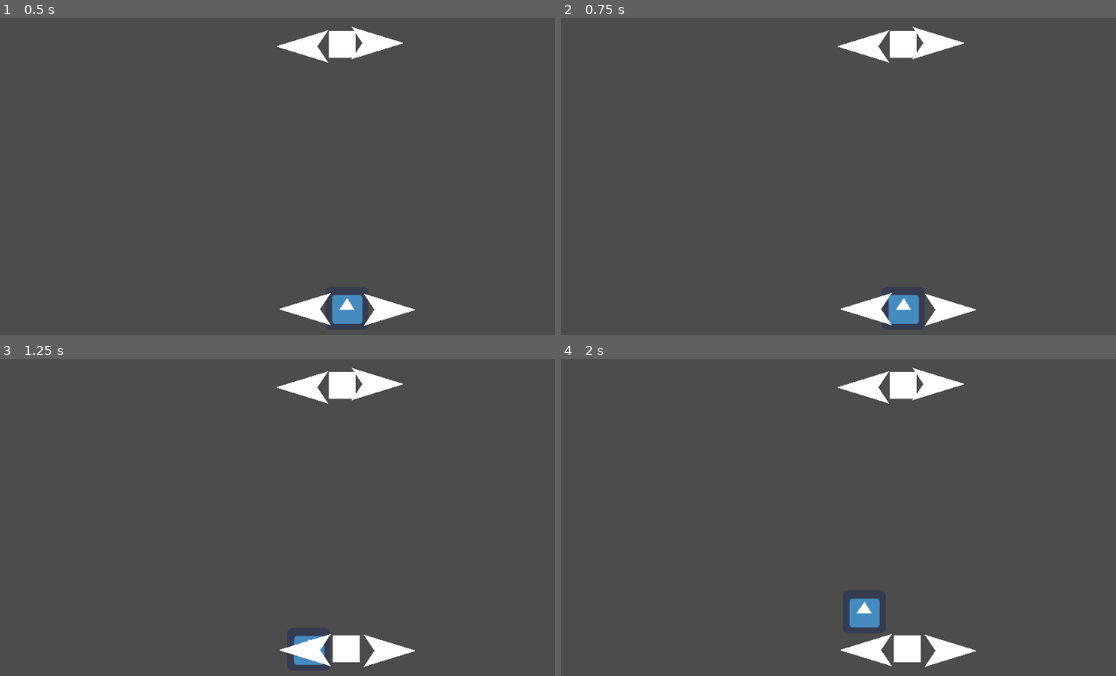
Above: before the commit, frames 1-4 (two rows, left to right).
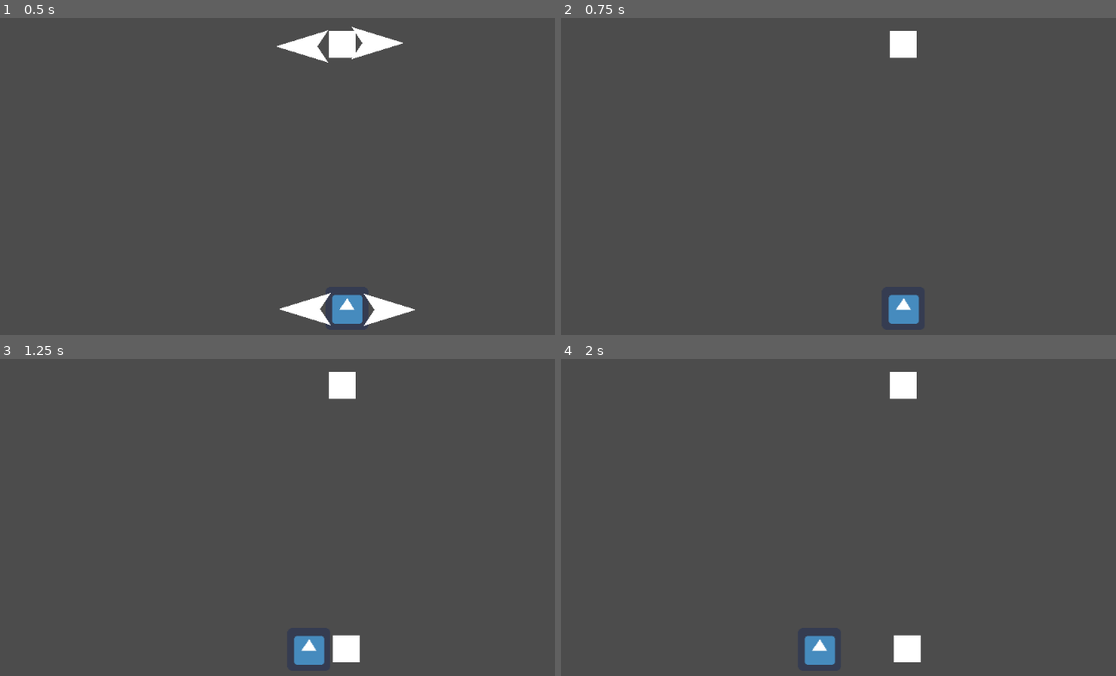
Above: after the commit, the same moments.

Repository: Arttu-Lakkala/Game_Jam_2023
Game: Godot game, scene res://City_Map.tscn
Two runs of this game, one before a commit and one after it. Both use one fixed random seed, a clock stepped at 60 frames per second and the inputs below. The project has no main scene, so this scene is started directly. The engine's default icon, where the game draws it, is replaced by a stand-in: a white triangle on a blue panel in a dark square.
Inputs (mouse positions are in pixels of both pictures, inside the frame that each line leads up to):
- Up to frame 1 (0.5 s): no input
- Up to frame 2 (0.75 s): tap Enter at 0.5 s; move the mouse to (838, 309) at 0.52 s; click (838, 309) at 0.67 s
- Up to frame 3 (1.25 s): no input
- Up to frame 4 (2 s): move the mouse to (838, 387) at 1.27 s; click (838, 387) at 1.42 s

Frame 1 is identical in both runs. In frame 2, 1.6% of the frame differs, in the area x 49-75%, y 2-98%; in frame 3, 1.6%; in frame 4, 2.6%, in the area x 43-75%, y 2-98%.

Commit message:
Added arrow vanishing and appearing

Diff:
--- a/Game/Roots & Routes/Map_Charachter.gd
+++ b/Game/Roots & Routes/Map_Charachter.gd
@@ -1,6 +1,6 @@
 extends KinematicBody2D
 
-
+signal shoutLocation(location)
 # Declare member variables here. Examples:
 var moving = false
 var backwards = false
@@ -15,6 +15,41 @@
 
 onready var sprite = $AnimatedSprite
 
+
+#ADD GOING "BACKWARDS"
+func _process(delta):
+	#Movement
+	if(routePoints):
+		#If we are going "backwards" trough a path
+		if backwards:
+			target = routePoints[routeIndex]
+			if position.distance_to(target) < 1:
+				routeIndex = routeIndex - 1
+				if routeIndex == 0:
+					_setLocation(route.startPoint)
+					routePoints = null
+		else :
+			target = routePoints[routeIndex]
+			if position.distance_to(target) < 1:
+				routeIndex = routeIndex + 1
+				if routeIndex == routePoints.size():
+					_setLocation(route.endPoint)
+					routePoints = null
+		velocity = (target - position).normalized() * move_speed
+	else:
+		velocity = Vector2.ZERO
+	velocity = move_and_slide(velocity)
+
+	#END of movement
+
+#function for setting location
+func _setLocation(currentLocation):
+	location = currentLocation
+	velocity = Vector2.ZERO
+	route = null
+	emit_signal("shoutLocation", currentLocation)
+
+#Function for getting a path
 func getPath(selected, thisBackwards):
 	location = null
 	route = selected
@@ -24,36 +59,4 @@
 		routeIndex = routePoints.size()-1
 	else:
 		routeIndex = 0
-
-# Called when the node enters the scene tree for the first time.
-
-
-#ADD GOING "BACKWARDS"
-func _process(delta):
-	if(routePoints):
-		#If we are going backwards
-		if backwards:
-			target = routePoints[routeIndex]
-			if position.distance_to(target) < 1:
-				routeIndex = routeIndex - 1
-				if routeIndex == 0:
-					location = route.endPoint
-					routePoints = null
-					route = null
-		else :
-			target = routePoints[routeIndex]
-			if position.distance_to(target) < 1:
-				routeIndex = routeIndex + 1
-				if routeIndex == routePoints.size():
-					location = route.endPoint
-					routePoints = null
-					route = null
-		velocity = (target - position).normalized() * move_speed
-	else:
-		velocity = Vector2.ZERO
-	velocity = move_and_slide(velocity)
-
-
-# Called every frame. 'delta' is the elapsed time since the previous frame.
-#func _process(delta):
-#	pass
+	emit_signal("shoutLocation", null)
--- a/Game/Roots & Routes/Route.gd
+++ b/Game/Roots & Routes/Route.gd
@@ -9,6 +9,7 @@
 
 func _ready():
 	map_char = get_node("/root/City_Map/Charachter")
+	map_char.connect("shoutLocation", self, "_check_interactables")
 
 func _on_Endpoint_input_event(viewport, event, shape_idx):
 	if (event is InputEventMouseButton && event.pressed):
@@ -18,3 +19,14 @@
 func _on_StartPoint_input_event(viewport, event, shape_idx):
 	if (event is InputEventMouseButton && event.pressed):
 		map_char.getPath(self, false)
+
+func _check_interactables(playerLocation):
+	print_debug(playerLocation)
+	if (playerLocation == startPoint):
+		get_node("StartPoint").visible = true
+	else :
+		get_node("StartPoint").visible = false
+	if (playerLocation == endPoint):
+		get_node("Endpoint").visible = true
+	else :
+		get_node("Endpoint").visible = false
